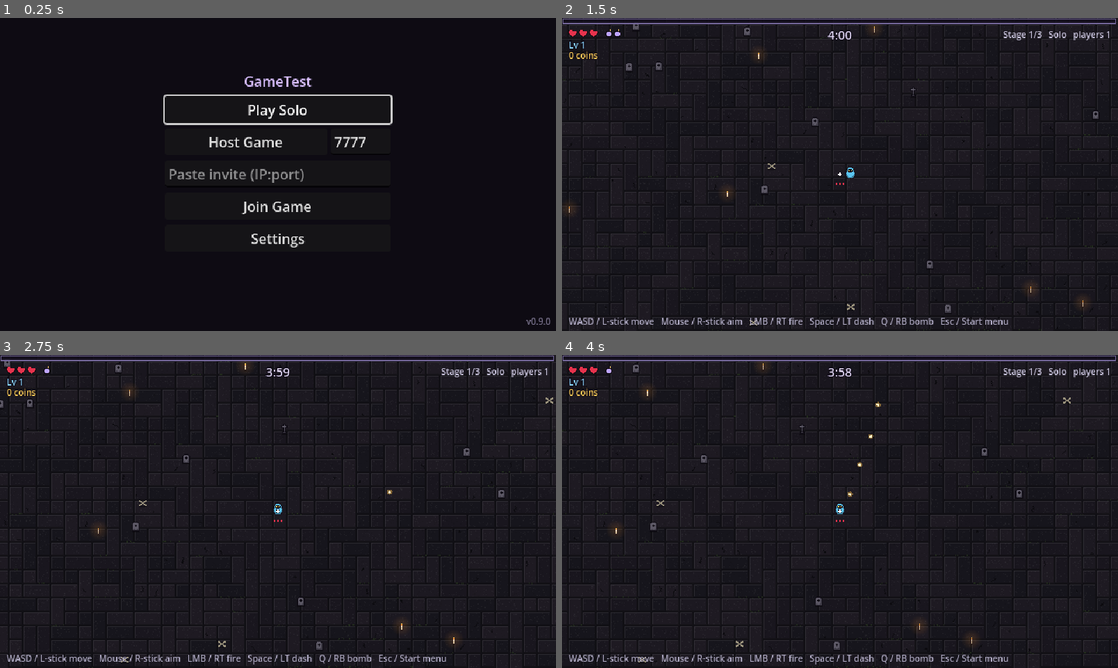
Above: before the commit, frames 1-4 (two rows, left to right).
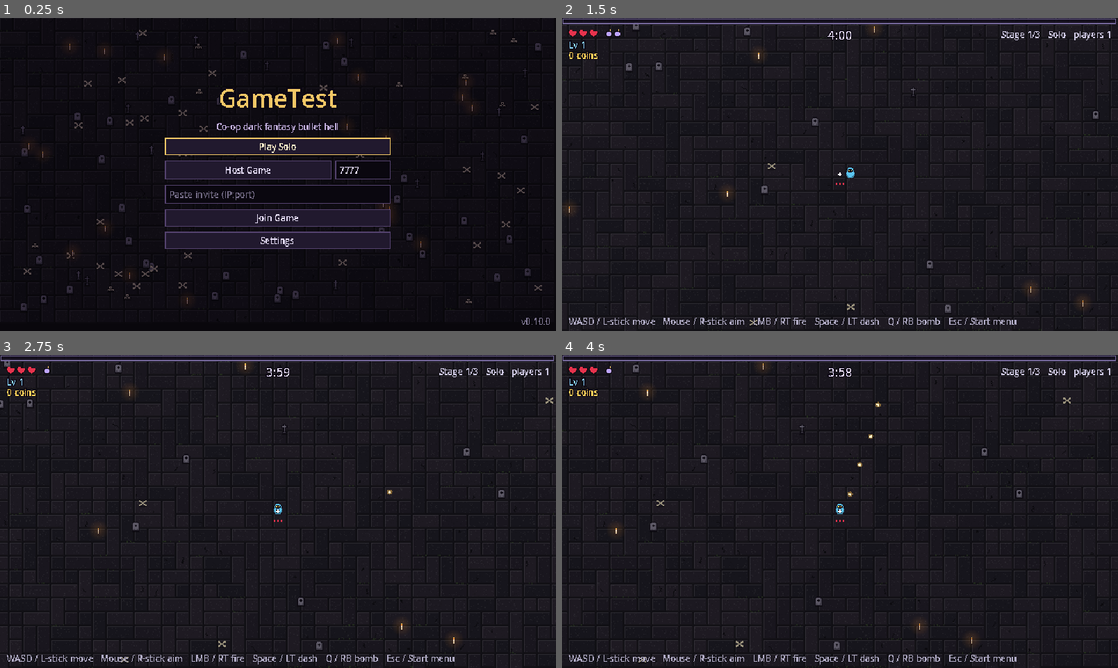
Above: after the commit, the same moments.

Repository: Tristan2828/GameTest
Game: Godot game, scene res://src/main/main.tscn
Same seed, same stepped clock (60 frames per second), same inputs: the game is played once before the commit and once after it.
Inputs (mouse positions are in pixels of both pictures, inside the frame that each line leads up to):
- Up to frame 1 (0.25 s): no input
- Up to frame 2 (1.5 s): click "Play Solo" at 0.5 s; click "Start Run" at 1.25 s
- Up to frame 3 (2.75 s): tap Enter (ui_accept) at 2, 2.27 s; move the mouse to (400, 495) at 2.02 s; hold D (move_right) from 2.03 s (still down); tap Q (bomb) at 2.1 s; click (400, 495) at 2.17 s
- Up to frame 4 (4 s): release D (move_right) at 2.75 s; drag from (728, 527) to (812, 574) at 2.77 s; move the mouse to (895, 442) at 3.52 s; press the mouse at (895, 442) at 3.53 s; hold D (move_right) from 3.53 s (still down)

The runs differ from the first frame. In frame 1, 5.7% of the frame differs, in the area x 3-99%, y 3-98%; in frame 2, 1.2%; in frame 3, 1.2%; in frame 4, 1.2%.

Commit message:
UI pass: one game theme, crisp text, title screen (v0.10.0)
- game_theme.tres applied project-wide: dark purple panels with square
  pixel borders, button hover/pressed/disabled states, gold focus ring for
  gamepad, gold highlight on selected cards, styled text fields/sliders
- Fonts render without antialiasing so text stays crisp when scaled
- Title screen: big gold title, tagline, dimmed Crypt floor backdrop

Co-Authored-By: Claude Opus 5.5 <noreply@anthropic.com>
Claude-Session: https://claude.ai/code/session_018FQUPVBgHcvQaDcZ2WmqYd

Diff:
--- a/project.godot
+++ b/project.godot
@@ -11,7 +11,7 @@
 [application]
 
 config/name="GameTest"
-config/version="0.9.0"
+config/version="0.10.0"
 run/main_scene="res://src/main/main.tscn"
 config/features=PackedStringArray("4.7", "Forward Plus")
 config/icon="res://icon.svg"
@@ -41,6 +41,13 @@
 
 enabled=PackedStringArray("res://addons/gut/plugin.cfg")
 
+[gui]
+
+theme/custom="res://src/ui/theme/game_theme.tres"
+theme/default_font_antialiasing=0
+theme/default_font_hinting=2
+theme/default_font_subpixel_positioning=0
+
 [physics]
 
 common/physics_ticks_per_second=60
--- a/src/ui/main_menu.gd
+++ b/src/ui/main_menu.gd
@@ -16,9 +16,13 @@
 @onready var _settings_button: Button = %SettingsButton
 @onready var _settings: SettingsPanel = %Settings
 @onready var _panel: Control = $Center/Panel
+@onready var _backdrop: TextureRect = %Backdrop
 
 
 func _ready() -> void:
+	# The Crypt's floor, dimmed, as a backdrop (same baker as the arena).
+	var floor_image := FloorBaker.bake(Stages.get_stage(1), Vector2i(640, 360), 2024)
+	_backdrop.texture = ImageTexture.create_from_image(floor_image)
 	_port_edit.text = str(Net.DEFAULT_PORT)
 	_version_label.text = "v%s" % ProjectSettings.get_setting("application/config/version", "dev")
 	_solo_button.pressed.connect(func() -> void: solo_requested.emit())
--- a/src/ui/main_menu.tscn
+++ b/src/ui/main_menu.tscn
@@ -14,6 +14,16 @@
 grow_vertical = 2
 color = Color(0.055, 0.045, 0.075, 1)
 
+[node name="Backdrop" type="TextureRect" parent="."]
+unique_name_in_owner = true
+modulate = Color(0.55, 0.5, 0.6, 1)
+anchors_preset = 15
+anchor_right = 1.0
+anchor_bottom = 1.0
+grow_horizontal = 2
+grow_vertical = 2
+stretch_mode = 6
+
 [node name="Center" type="CenterContainer" parent="."]
 anchors_preset = 15
 anchor_right = 1.0
@@ -28,8 +38,19 @@
 
 [node name="Title" type="Label" parent="Center/Panel"]
 layout_mode = 2
-theme_override_colors/font_color = Color(0.85, 0.75, 1, 1)
+theme_override_colors/font_color = Color(0.95, 0.78, 0.4, 1)
+theme_override_colors/font_outline_color = Color(0.05, 0.03, 0.08, 1)
+theme_override_constants/outline_size = 8
+theme_override_font_sizes/font_size = 28
 text = "GameTest"
+horizontal_alignment = 1
+
+[node name="Tagline" type="Label" parent="Center/Panel"]
+layout_mode = 2
+theme_override_colors/font_color = Color(0.75, 0.68, 0.85, 1)
+theme_override_colors/font_outline_color = Color(0.05, 0.03, 0.08, 1)
+theme_override_constants/outline_size = 4
+text = "Co-op dark fantasy bullet hell"
 horizontal_alignment = 1
 
 [node name="SoloButton" type="Button" parent="Center/Panel"]
--- /dev/null
+++ b/src/ui/theme/game_theme.tres
@@ -0,0 +1,162 @@
+[gd_resource type="Theme" format=3]
+
+[sub_resource type="StyleBoxFlat" id="panel"]
+content_margin_left = 8.0
+content_margin_top = 6.0
+content_margin_right = 8.0
+content_margin_bottom = 6.0
+bg_color = Color(0.07, 0.05, 0.1, 0.96)
+draw_center = true
+border_width_left = 1
+border_width_top = 1
+border_width_right = 1
+border_width_bottom = 1
+border_color = Color(0.42, 0.33, 0.55, 1)
+
+[sub_resource type="StyleBoxFlat" id="button_normal"]
+content_margin_left = 6.0
+content_margin_top = 3.0
+content_margin_right = 6.0
+content_margin_bottom = 3.0
+bg_color = Color(0.13, 0.1, 0.18, 1)
+draw_center = true
+border_width_left = 1
+border_width_top = 1
+border_width_right = 1
+border_width_bottom = 1
+border_color = Color(0.33, 0.26, 0.43, 1)
+
+[sub_resource type="StyleBoxFlat" id="button_hover"]
+content_margin_left = 6.0
+content_margin_top = 3.0
+content_margin_right = 6.0
+content_margin_bottom = 3.0
+bg_color = Color(0.2, 0.15, 0.28, 1)
+draw_center = true
+border_width_left = 1
+border_width_top = 1
+border_width_right = 1
+border_width_bottom = 1
+border_color = Color(0.6, 0.48, 0.8, 1)
+
+[sub_resource type="StyleBoxFlat" id="button_pressed"]
+content_margin_left = 6.0
+content_margin_top = 3.0
+content_margin_right = 6.0
+content_margin_bottom = 3.0
+bg_color = Color(0.27, 0.16, 0.33, 1)
+draw_center = true
+border_width_left = 1
+border_width_top = 1
+border_width_right = 1
+border_width_bottom = 1
+border_color = Color(0.95, 0.78, 0.4, 1)
+
+[sub_resource type="StyleBoxFlat" id="button_disabled"]
+content_margin_left = 6.0
+content_margin_top = 3.0
+content_margin_right = 6.0
+content_margin_bottom = 3.0
+bg_color = Color(0.08, 0.07, 0.1, 1)
+draw_center = true
+border_width_left = 1
+border_width_top = 1
+border_width_right = 1
+border_width_bottom = 1
+border_color = Color(0.18, 0.16, 0.22, 1)
+
+[sub_resource type="StyleBoxFlat" id="focus"]
+content_margin_left = 0.0
+content_margin_top = 0.0
+content_margin_right = 0.0
+content_margin_bottom = 0.0
+bg_color = Color(0, 0, 0, 0)
+draw_center = false
+border_width_left = 1
+border_width_top = 1
+border_width_right = 1
+border_width_bottom = 1
+border_color = Color(0.95, 0.78, 0.4, 1)
+
+[sub_resource type="StyleBoxFlat" id="line_edit"]
+content_margin_left = 5.0
+content_margin_top = 3.0
+content_margin_right = 5.0
+content_margin_bottom = 3.0
+bg_color = Color(0.04, 0.03, 0.06, 1)
+draw_center = true
+border_width_left = 1
+border_width_top = 1
+border_width_right = 1
+border_width_bottom = 1
+border_color = Color(0.33, 0.26, 0.43, 1)
+
+[sub_resource type="StyleBoxFlat" id="slider"]
+content_margin_left = 0.0
+content_margin_top = 2.0
+content_margin_right = 0.0
+content_margin_bottom = 2.0
+bg_color = Color(0.13, 0.1, 0.18, 1)
+draw_center = true
+border_width_left = 1
+border_width_top = 1
+border_width_right = 1
+border_width_bottom = 1
+border_color = Color(0.33, 0.26, 0.43, 1)
+
+[sub_resource type="StyleBoxFlat" id="slider_fill"]
+content_margin_left = 0.0
+content_margin_top = 2.0
+content_margin_right = 0.0
+content_margin_bottom = 2.0
+bg_color = Color(0.55, 0.42, 0.75, 1)
+draw_center = true
+border_width_left = 0
+border_width_top = 0
+border_width_right = 0
+border_width_bottom = 0
+border_color = Color(0.55, 0.42, 0.75, 1)
+
+[sub_resource type="StyleBoxFlat" id="slider_fill_hover"]
+content_margin_left = 0.0
+content_margin_top = 2.0
+content_margin_right = 0.0
+content_margin_bottom = 2.0
+bg_color = Color(0.7, 0.55, 0.9, 1)
+draw_center = true
+border_width_left = 0
+border_width_top = 0
+border_width_right = 0
+border_width_bottom = 0
+border_color = Color(0.7, 0.55, 0.9, 1)
+
+[resource]
+default_font_size = 10
+Button/colors/font_color = Color(0.88, 0.85, 0.95, 1)
+Button/colors/font_hover_color = Color(1, 0.95, 0.8, 1)
+Button/colors/font_pressed_color = Color(0.95, 0.78, 0.4, 1)
+Button/colors/font_hover_pressed_color = Color(0.95, 0.78, 0.4, 1)
+Button/colors/font_focus_color = Color(1, 0.95, 0.8, 1)
+Button/colors/font_disabled_color = Color(0.45, 0.42, 0.52, 1)
+Button/styles/normal = SubResource("button_normal")
+Button/styles/hover = SubResource("button_hover")
+Button/styles/pressed = SubResource("button_pressed")
+Button/styles/hover_pressed = SubResource("button_pressed")
+Button/styles/disabled = SubResource("button_disabled")
+Button/styles/focus = SubResource("focus")
+CheckButton/colors/font_color = Color(0.88, 0.85, 0.95, 1)
+CheckButton/colors/font_hover_color = Color(1, 0.95, 0.8, 1)
+CheckButton/colors/font_focus_color = Color(1, 0.95, 0.8, 1)
+CheckButton/styles/focus = SubResource("focus")
+Label/colors/font_color = Color(0.88, 0.85, 0.95, 1)
+LineEdit/colors/font_color = Color(0.88, 0.85, 0.95, 1)
+LineEdit/colors/font_placeholder_color = Color(0.45, 0.42, 0.52, 1)
+LineEdit/colors/caret_color = Color(0.95, 0.78, 0.4, 1)
+LineEdit/styles/normal = SubResource("line_edit")
+LineEdit/styles/focus = SubResource("focus")
+PanelContainer/styles/panel = SubResource("panel")
+Panel/styles/panel = SubResource("panel")
+HSlider/styles/slider = SubResource("slider")
+HSlider/styles/grabber_area = SubResource("slider_fill")
+HSlider/styles/grabber_area_highlight = SubResource("slider_fill_hover")
+HSlider/styles/focus = SubResource("focus")
Not shown, changed: CLAUDE.md
Not shown, changed: DESIGN.md
Not shown, changed: docs/PLAYTEST.md
